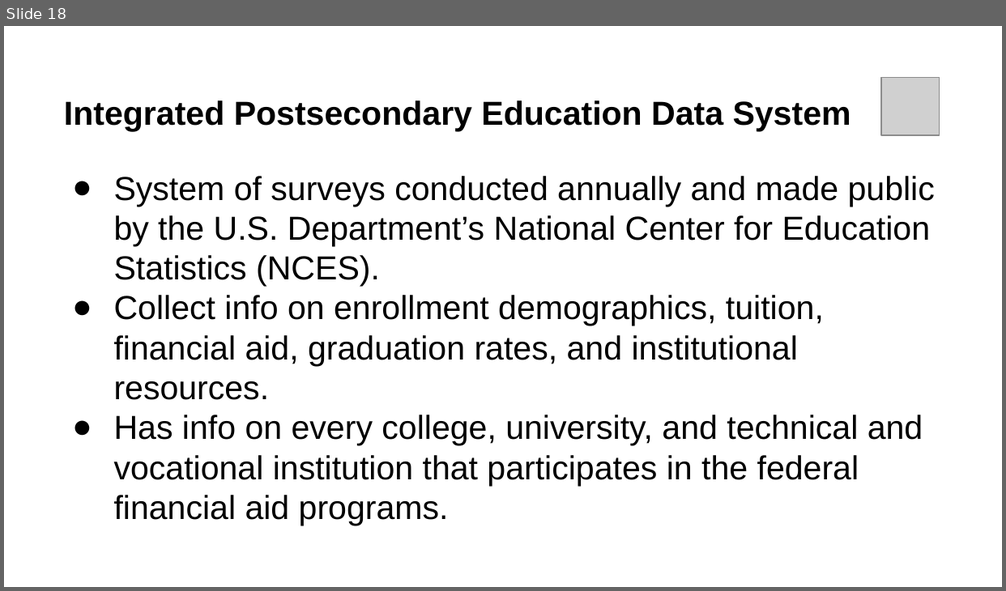
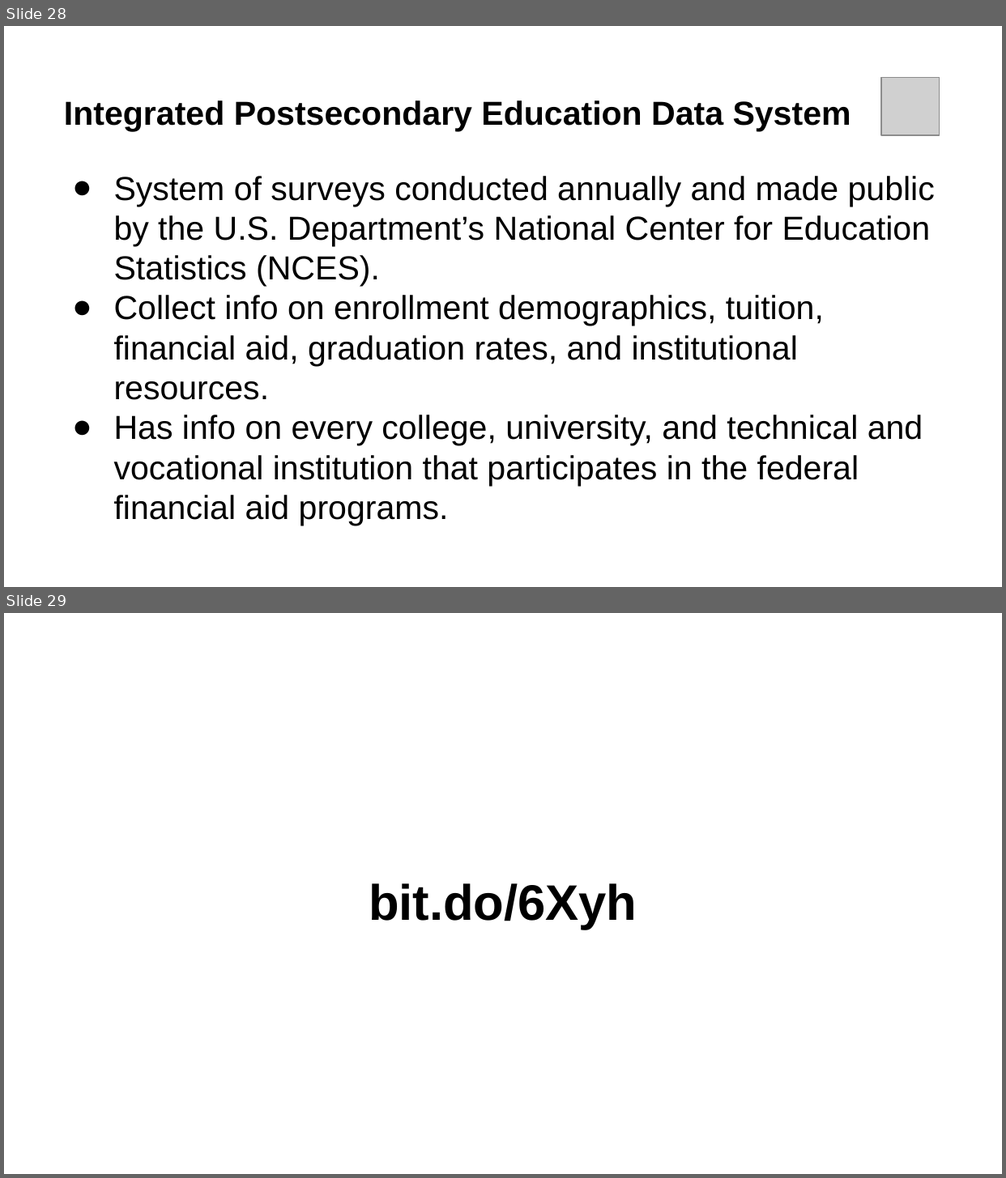
Before and after one commit to qwwqwwq/IPEDS, a slide deck: Data Analysis and Presentation.pptx. Shown one above the other, each under a label of ours: slide 18 before the commit, slides 28 and 29 after it. The pictures are 1006x591 and 1006x1178 pixels, drawn with LibreOffice and Linux fonts; fonts in the diff are those of the drawing; grey boxes stand for pictures. Boxes give left, top, right and bottom in pixels: in the first picture for what was removed or moved away, otherwise in the second. Text is boxed around its words. In the diff, an @@ line names an element or a change of style, - is before the commit and + after.

```diff
--- a/Data Analysis and Presentation.pptx
+++ b/Data Analysis and Presentation.pptx
@@ slide 29 added at (4,613,1002,1174), background #FFFFFF @@
@@ title added at (368,884,637,930), 36 pt, text #000000, bold @@
+bit.do/6Xyh
@@ what was slide 18 is now slide 28 @@
```
Also in this commit, not shown: 5 slides changed, 10 other slides added, 1 slide removed, 3 other files.
